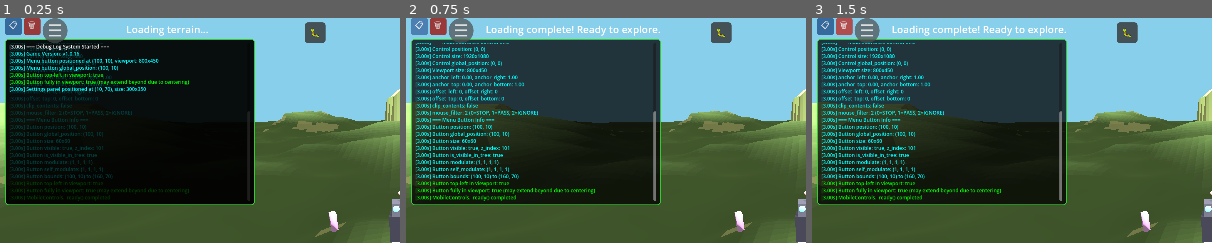
Above: before the commit, frames 1-3 (left to right).
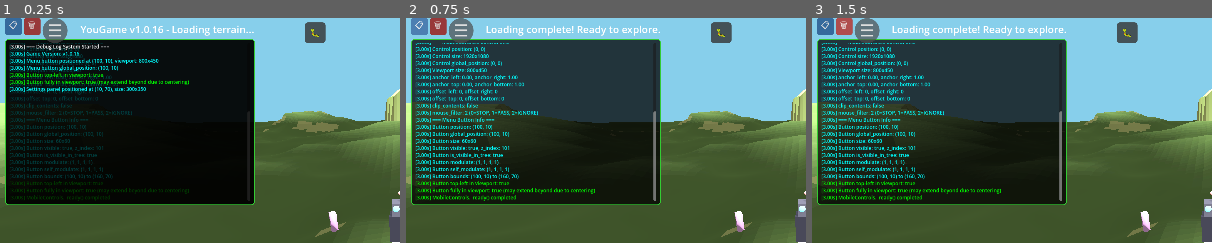
Above: after the commit, the same moments.

Repository: felix-dieterle/YouGame_godot4_public
Game: Godot game, scene res://scenes/main.tscn
Two runs of this game, one before a commit and one after it. Both use one fixed random seed, a clock stepped at 60 frames per second and the inputs below.
Inputs:
- Up to frame 1 (0.25 s): no input
- Up to frame 2 (0.75 s): click "📋" at 0.5 s
- Up to frame 3 (1.5 s): click "🗑" at 1.25 s
The pictures show only the part of the screen within x 0-50%, y 1-51%; the shares and areas given below are measured in that part.

The runs differ from the first frame. In frame 1, 0.6% of the frame differs, in the area x 20-64%, y 3-8%; in frame 2, nothing differs; in frame 3, nothing differs.

Commit message:
Add version number to startup screen
Co-authored-by: felix-dieterle <1490062+felix-dieterle@users.noreply.github.com>

Diff:
--- a/scripts/debug_log_overlay.gd
+++ b/scripts/debug_log_overlay.gd
@@ -207,5 +207,6 @@
     version_label.offset_top = -30.0
     version_label.offset_right = -10.0
     version_label.offset_bottom = -10.0
+    version_label.visible = true  # Explicitly make visible
 
     add_child(version_label)
--- a/scripts/ui_manager.gd
+++ b/scripts/ui_manager.gd
@@ -20,7 +20,13 @@
 const VERSION_LABEL_OFFSET_RIGHT: float = -10.0
 const VERSION_LABEL_OFFSET_BOTTOM: float = -10.0
 
+# Game version
+var game_version: String = ""
+
 func _ready():
+    # Get game version
+    game_version = ProjectSettings.get_setting("application/config/version", "1.0.0")
+
     # Create status label (top center)
     status_label = Label.new()
     status_label.horizontal_alignment = HORIZONTAL_ALIGNMENT_CENTER
@@ -52,8 +58,9 @@
     version_label.offset_bottom = VERSION_LABEL_OFFSET_BOTTOM
     version_label.add_theme_font_size_override("font_size", 16)
     version_label.add_theme_color_override("font_color", Color(0.7, 0.7, 0.7, 0.8))
-    var version = ProjectSettings.get_setting("application/config/version", "1.0.0")
-    version_label.text = "v" + version
+    version_label.z_index = 50  # Ensure it's above most UI elements
+    version_label.text = "v" + game_version
+    version_label.visible = true  # Explicitly make visible
     add_child(version_label)
 
     # Create timers
@@ -67,8 +74,8 @@
     chunk_timer.timeout.connect(_on_chunk_timer_timeout)
     add_child(chunk_timer)
 
-    # Show initial loading message
-    show_message("Loading terrain...", 0)
+    # Show initial loading message with version
+    show_message("YouGame v" + game_version + " - Loading terrain...", 0)
 
 func show_message(message: String, duration: float = 3.0):
     status_label.text = message
